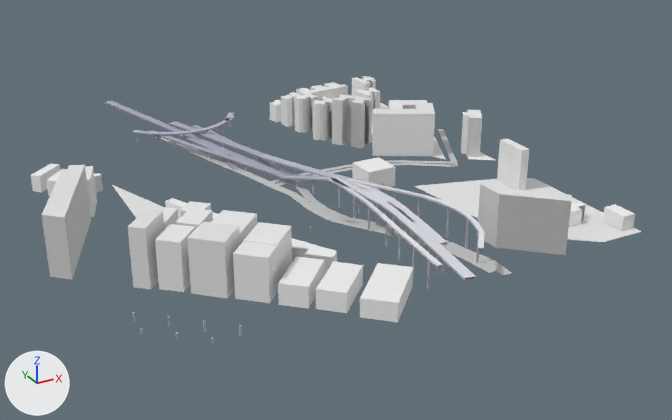
A saved change to the glTF model white-model-six-districts/chunks/116_88_high.glb.
Before and after are seen from a 50 mm camera at (-2162.0, 5918.0, 376.0) aimed at (-1702.0, 6753.0, -42.0). Lighting does not change. The marker at lower left points along +X, +Y and +Z. The older version comes first. Vertices at exactly the same position are counted once.
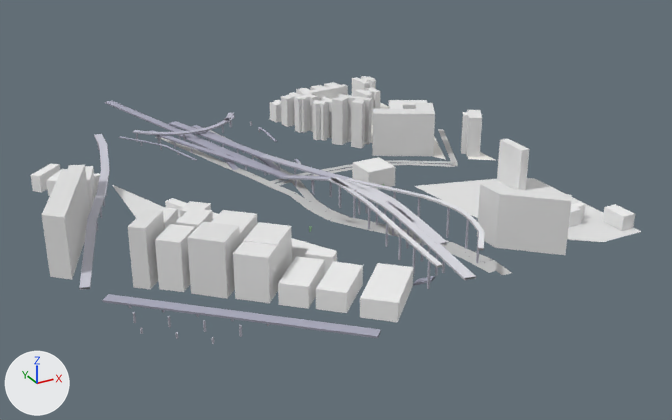
Where the change shows, as pixel boxes [x1, y1, x2, y2] in the pictures (672 x 420 px):
part 1 of me_mesh_0, added: after [100, 161, 110, 171]
part 2 of me_mesh_0, added: after [94, 134, 107, 145]
part 3 of me_mesh_0, added: after [79, 136, 435, 338]
part 4 of me_mesh_0, added: after [258, 127, 277, 142]

Edits to the bpy script that builds the scene:
```text
Change me_mesh_0:
    used by ob_mesh_0; location = (0.0, 0.0, 0.0)
    remove me_mesh_0.from_pydata(...)  # 1761 vertices, 1988 faces; spans x -2030.0..-1490.0, y 6459.0..7184.0, z -13.0..50.0
    add me_mesh_0.from_pydata(...)  # 2077 vertices, 2348 faces; spans x -2030.0..-1490.0, y 6446.0..7184.0, z -13.0..50.0
    me_mesh_0 part 1: the loose piece of 8 vertices spanning x -1785.0..-1777.0, y 6871.0..6893.0, z -9.0..-3.0 is copied, and the copy is multiplied about its middle by the matrix ((1.26, 0.391, 0.05), (-0.394, 1.246, 0.186), (0.008, -0.193, 1.306)), then moved by (-143.0, -8.0, 17.0); it spans x -1932.0..-1916.0, y 6859.0..6890.0, z 10.0..11.0
    me_mesh_0 part 2: the loose piece of 8 vertices spanning x -1855.0..-1832.0, y 6977.0..7000.0, z 1.0..3.0 is copied, and the copy is turned -53.1 degrees about the z axis through its middle and scaled by 1.48, then moved by (-59.0, -23.0, 8.0); it spans x -1910.0..-1896.0, y 6946.0..6984.0, z 9.0..11.0
    me_mesh_0 part 3: 88 vertices added at x -2013.0..-1710.0, y 6446.0..7008.0, z -11.0..12.0
    me_mesh_0 part 4: 20 vertices added at x -1704.0..-1697.0, y 6914.0..6956.0, z -12.0..-5.0
    other edits to the shape of me_mesh_0 do not show in these pictures
```
